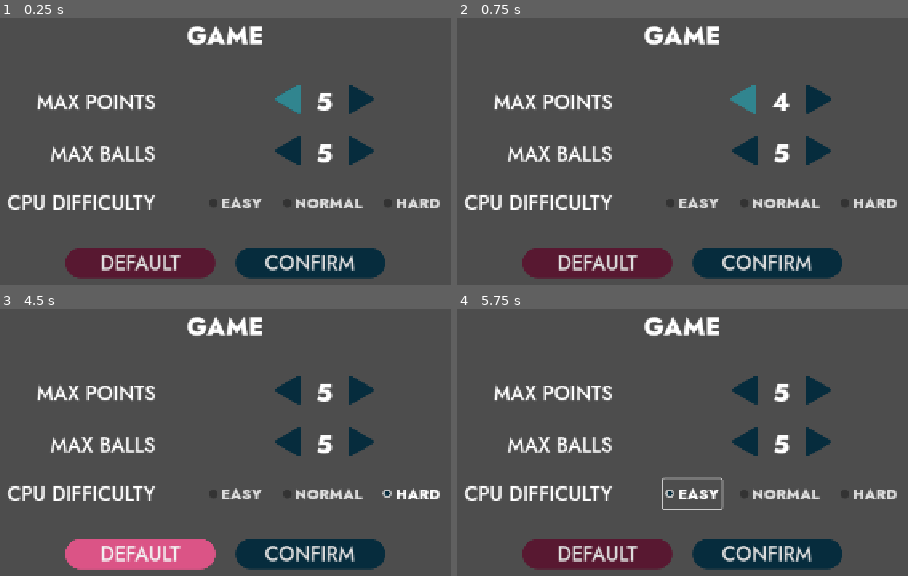
Above: before the commit, frames 1-4 (two rows, left to right).
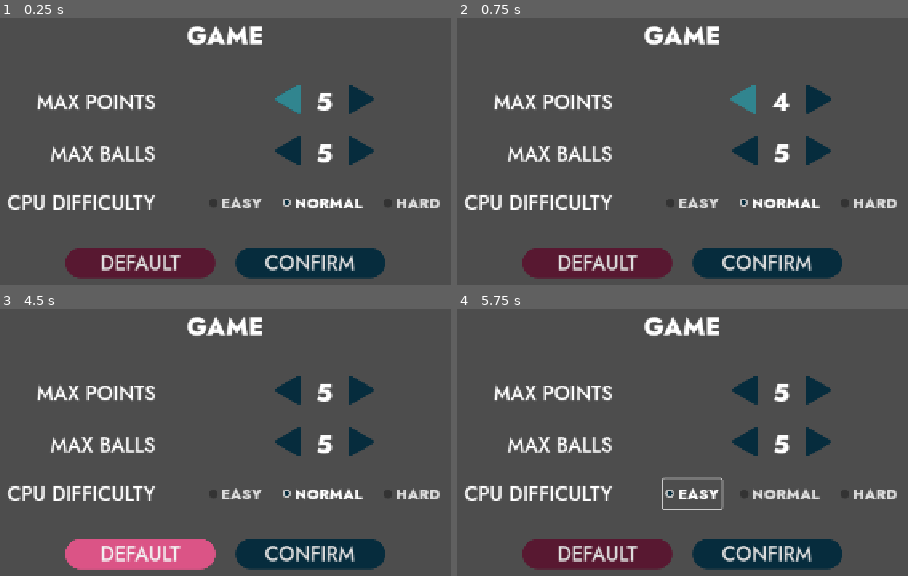
Above: after the commit, the same moments.

Repository: cf-Le3/pong-plus
Game: Godot game, scene res://menus/settings/game_settings/game_settings.tscn
The game is run twice, just before and just after one commit, with the same random seed, the same clock (stepped at 60 frames per second) and the same inputs. This scene is started directly instead of the project's main scene.
Inputs (mouse positions are in pixels of both pictures, inside the frame that each line leads up to):
- Up to frame 1 (0.25 s): no input
- Up to frame 2 (0.75 s): click (745, 100) at 0.5 s
- Up to frame 3 (4.5 s): click (360, 391) at 1.25 s; click (288, 445) at 2 s; click (360, 445) at 2.75 s; click "HARD" at 3.5 s; click "DEFAULT" at 4.25 s
- Up to frame 4 (5.75 s): click "EASY" at 5 s

The runs differ from the first frame. In frame 1, 0.3% of the frame differs, in the area x 62-81%, y 67-72%; in frame 2, 0.3%; in frame 3, 0.5%, in the area x 62-98%, y 67-72%; in frame 4, nothing differs.

Commit message:
Implement ability to change CPU difficulty through settings menu

Diff:
--- a/Pong Plus/gameplay/game/game.gd
+++ b/Pong Plus/gameplay/game/game.gd
@@ -7,7 +7,6 @@
 var config_is_multiplayer := true
 var config_resize_enabled := false
 var game_config := GameConfig.new()
-# var config_cpu_difficulty = null
 
 # Session-specific
 var _ball_spawner: BallSpawner
@@ -35,7 +34,12 @@
 	if config_is_multiplayer:
 		$Paddle2.player = Paddle.Player.PLAYER_2
 	else:
-		$Paddle2.player = Paddle.Player.CPU_NORMAL
+		if game_config.get_difficulty() == GameConfig.Difficulty.EASY:
+			$Paddle2.player = Paddle.Player.CPU_EASY
+		elif game_config.get_difficulty() == GameConfig.Difficulty.NORMAL:
+			$Paddle2.player = Paddle.Player.CPU_NORMAL
+		elif game_config.get_difficulty() == GameConfig.Difficulty.HARD:
+			$Paddle2.player = Paddle.Player.CPU_HARD
 
 	_ball_spawner = _ball_spawner_scene.instantiate()
 	_ball_spawner.enable_magic_balls = config_resize_enabled
--- a/Pong Plus/menus/settings/game_settings/game_config.gd
+++ b/Pong Plus/menus/settings/game_settings/game_config.gd
@@ -1,6 +1,12 @@
 class_name GameConfig
+enum Difficulty {
+	EASY,
+	NORMAL,
+	HARD
+}
 var _max_points := 5
 var _max_balls := 5
+var _difficulty := Difficulty.NORMAL
 const _MAX_POINTS_MIN := 1
 const _MAX_POINTS_MAX := 9
 const _MAX_BALLS_MIN := 1
@@ -12,6 +18,9 @@
 func get_max_balls() -> int:
 	return _max_balls
 
+func get_difficulty() -> Difficulty:
+	return _difficulty
+
 func set_max_points(max_points: int) -> void:
 	if max_points >= _MAX_POINTS_MIN && max_points <= _MAX_POINTS_MAX:
 		_max_points = max_points
@@ -20,6 +29,9 @@
 	if max_balls >= _MAX_BALLS_MIN && max_balls <= _MAX_BALLS_MAX:
 		_max_balls = max_balls
 
+func set_difficulty(difficulty: Difficulty) -> void:
+	_difficulty = difficulty
+
 func debug_assert_correctness() -> void:
 	assert(_max_points >= _MAX_POINTS_MIN && _max_points <= _MAX_POINTS_MAX)
 	assert(_max_balls >= _MAX_BALLS_MIN && _max_balls <= _MAX_BALLS_MAX)
--- a/Pong Plus/menus/settings/game_settings/game_settings.gd
+++ b/Pong Plus/menus/settings/game_settings/game_settings.gd
@@ -4,7 +4,13 @@
 var game_config := GameConfig.new()
 
 func _ready() -> void:
-	_update_counters()
+	_update_display()
+	if game_config.get_difficulty() == GameConfig.Difficulty.EASY:
+		$%EasyButton.button_pressed = true
+	elif game_config.get_difficulty() == GameConfig.Difficulty.NORMAL:
+		$%NormalButton.button_pressed = true
+	elif game_config.get_difficulty() == GameConfig.Difficulty.HARD:
+		$%HardButton.button_pressed = true
 	$%PointsButtonL.grab_focus()
 
 func _input(event: InputEvent) -> void:
@@ -22,27 +28,40 @@
 
 func _on_points_button_l_pressed() -> void:
 	game_config.set_max_points(game_config.get_max_points()-1)
-	_update_counters()
+	_update_display()
 
 func _on_points_button_r_pressed() -> void:
 	game_config.set_max_points(game_config.get_max_points()+1)
-	_update_counters()
+	_update_display()
 
 func _on_balls_button_l_pressed() -> void:
 	game_config.set_max_balls(game_config.get_max_balls()-1)
-	_update_counters()
+	_update_display()
 
 func _on_balls_button_r_pressed() -> void:
 	game_config.set_max_balls(game_config.get_max_balls()+1)
-	_update_counters()
+	_update_display()
+
+func _on_easy_button_toggled(toggled_on: bool) -> void:
+	if toggled_on:
+		game_config.set_difficulty(GameConfig.Difficulty.EASY)
+
+func _on_normal_button_toggled(toggled_on: bool) -> void:
+	if toggled_on:
+		game_config.set_difficulty(GameConfig.Difficulty.NORMAL)
+
+func _on_hard_button_toggled(toggled_on: bool) -> void:
+	if toggled_on:
+		game_config.set_difficulty(GameConfig.Difficulty.HARD)
 
 func _on_default_button_pressed() -> void:
 	game_config = GameConfig.new()
-	_update_counters()
+	$%NormalButton.button_pressed = true
+	_update_display()
 
 func _on_confirm_button_pressed() -> void:
 	close_game_settings.emit(game_config)
 
-func _update_counters() -> void:
+func _update_display() -> void:
 	$%PointsCounter.text = str(game_config.get_max_points())
 	$%BallsCounter.text = str(game_config.get_max_balls())
--- a/Pong Plus/menus/settings/game_settings/game_settings.tscn
+++ b/Pong Plus/menus/settings/game_settings/game_settings.tscn
@@ -147,6 +147,7 @@
 theme_override_constants/separation = 24
 
 [node name="EasyButton" type="CheckBox" parent="MarginContainer/VBoxContainer/GridContainer/DifficultyControls"]
+unique_name_in_owner = true
 layout_mode = 2
 focus_neighbor_left = NodePath("../HardButton")
 focus_neighbor_top = NodePath("../../BallsControls/HBoxContainer/BallsButtonL")
@@ -157,16 +158,19 @@
 text = "EASY"
 
 [node name="NormalButton" type="CheckBox" parent="MarginContainer/VBoxContainer/GridContainer/DifficultyControls"]
+unique_name_in_owner = true
 layout_mode = 2
 focus_neighbor_left = NodePath("../EasyButton")
 focus_neighbor_top = NodePath("../../BallsControls/HBoxContainer/BallsButtonL")
 focus_neighbor_right = NodePath("../HardButton")
 focus_neighbor_bottom = NodePath("../../../HBoxContainer/ConfirmButton")
 theme = ExtResource("2_4iu0o")
+button_pressed = true
 button_group = ExtResource("8_7wr6i")
 text = "NORMAL"
 
 [node name="HardButton" type="CheckBox" parent="MarginContainer/VBoxContainer/GridContainer/DifficultyControls"]
+unique_name_in_owner = true
 layout_mode = 2
 focus_neighbor_left = NodePath("../NormalButton")
 focus_neighbor_top = NodePath("../../BallsControls/HBoxContainer/BallsButtonR")
@@ -208,5 +212,8 @@
 [connection signal="pressed" from="MarginContainer/VBoxContainer/GridContainer/PointsControls/HBoxContainer/PointsButtonR" to="." method="_on_points_button_r_pressed"]
 [connection signal="pressed" from="MarginContainer/VBoxContainer/GridContainer/BallsControls/HBoxContainer/BallsButtonL" to="." method="_on_balls_button_l_pressed"]
 [connection signal="pressed" from="MarginContainer/VBoxContainer/GridContainer/BallsControls/HBoxContainer/BallsButtonR" to="." method="_on_balls_button_r_pressed"]
+[connection signal="toggled" from="MarginContainer/VBoxContainer/GridContainer/DifficultyControls/EasyButton" to="." method="_on_easy_button_toggled"]
+[connection signal="toggled" from="MarginContainer/VBoxContainer/GridContainer/DifficultyControls/NormalButton" to="." method="_on_normal_button_toggled"]
+[connection signal="toggled" from="MarginContainer/VBoxContainer/GridContainer/DifficultyControls/HardButton" to="." method="_on_hard_button_toggled"]
 [connection signal="pressed" from="MarginContainer/VBoxContainer/HBoxContainer/DefaultButton" to="." method="_on_default_button_pressed"]
 [connection signal="pressed" from="MarginContainer/VBoxContainer/HBoxContainer/ConfirmButton" to="." method="_on_confirm_button_pressed"]
